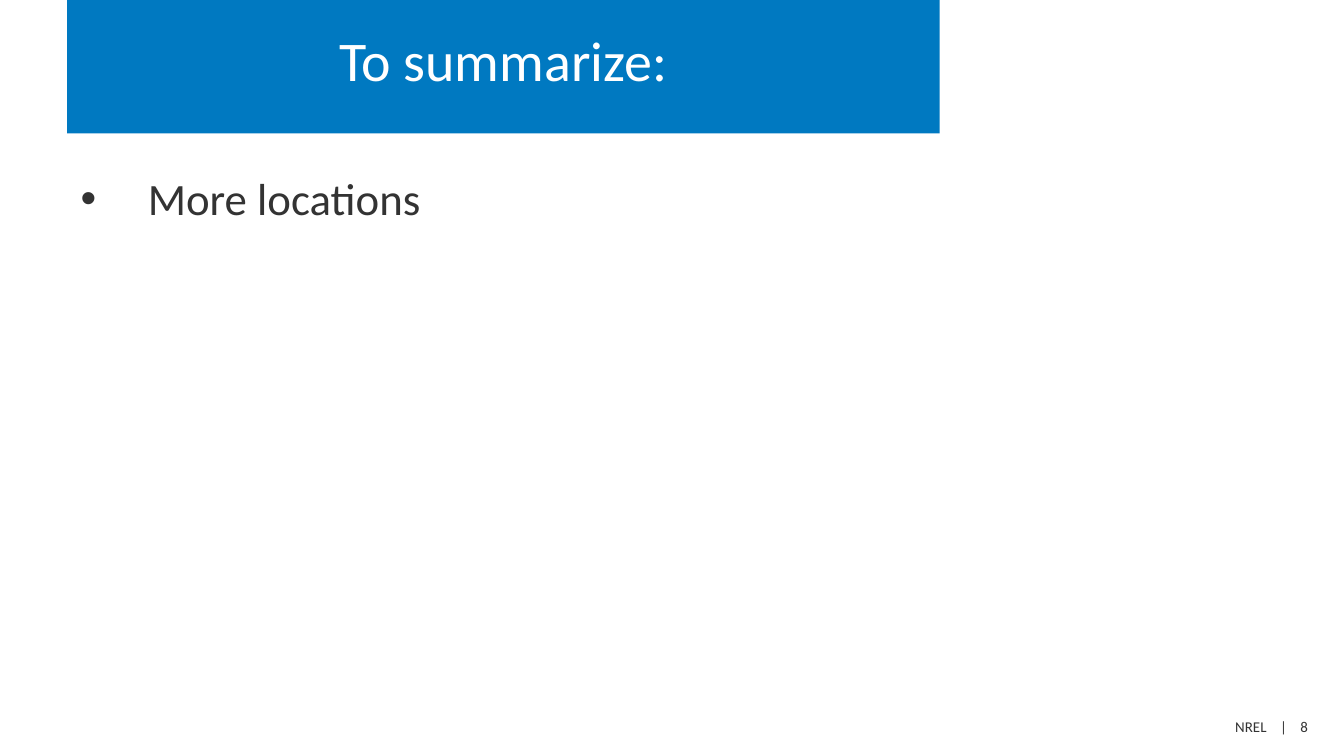
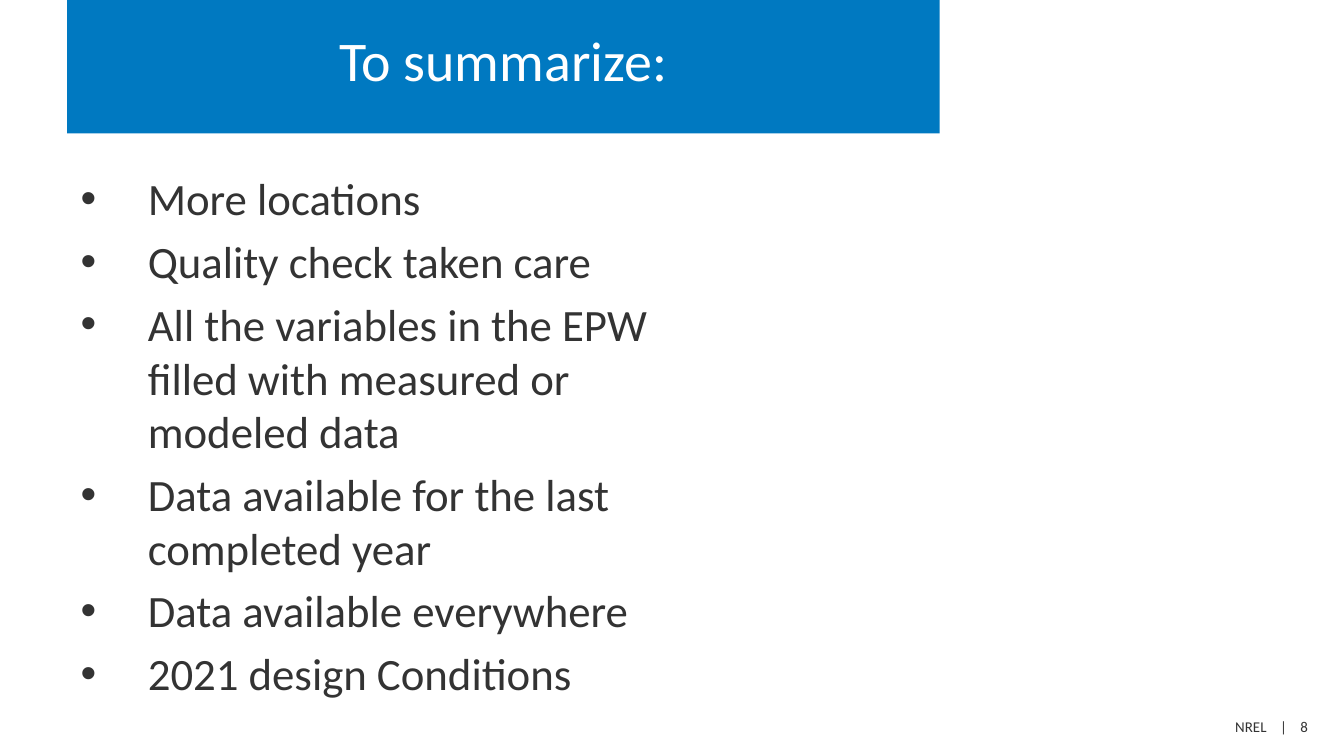
Before and after one commit to NatLabRockies/EPWgen, a slide deck: slide 8 of epwgen.pptx. Drawn at 1344x756 pixels with LibreOffice and Linux fonts; fonts in the diff are those of the drawing. Boxes give left, top, right and bottom in pixels: in the first picture for what was removed or moved away, otherwise in the second. Text is boxed around its words. In the diff, an @@ line names an element or a change of style, - is before the commit and + after.

```diff
--- a/epwgen.pptx
+++ b/epwgen.pptx
@@ text at (148,247,647,698): paragraphs added @@
+• Quality check taken care
+• All the variables in the EPW filled with measured or modeled data
+• Data available for the last completed year
+• Data available everywhere
+• 2021 design Conditions
```
Also in this commit, not shown: 1 other slide changed, 1 slide added, 1 slide removed, 5 other files.
